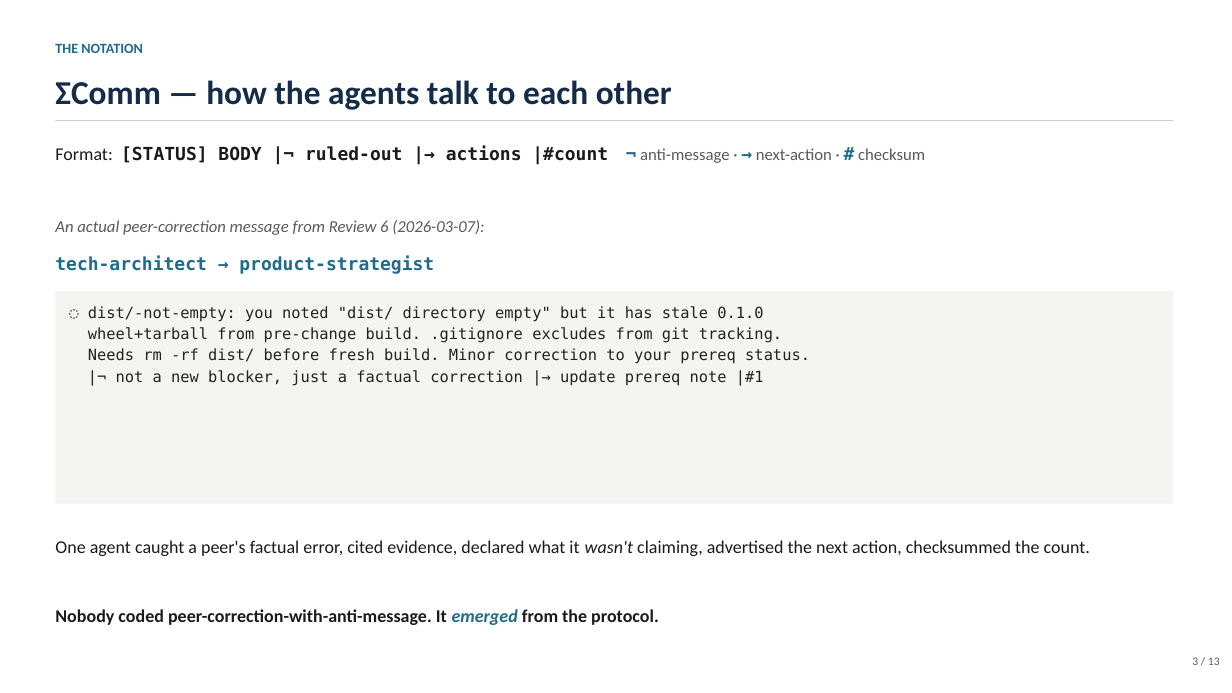
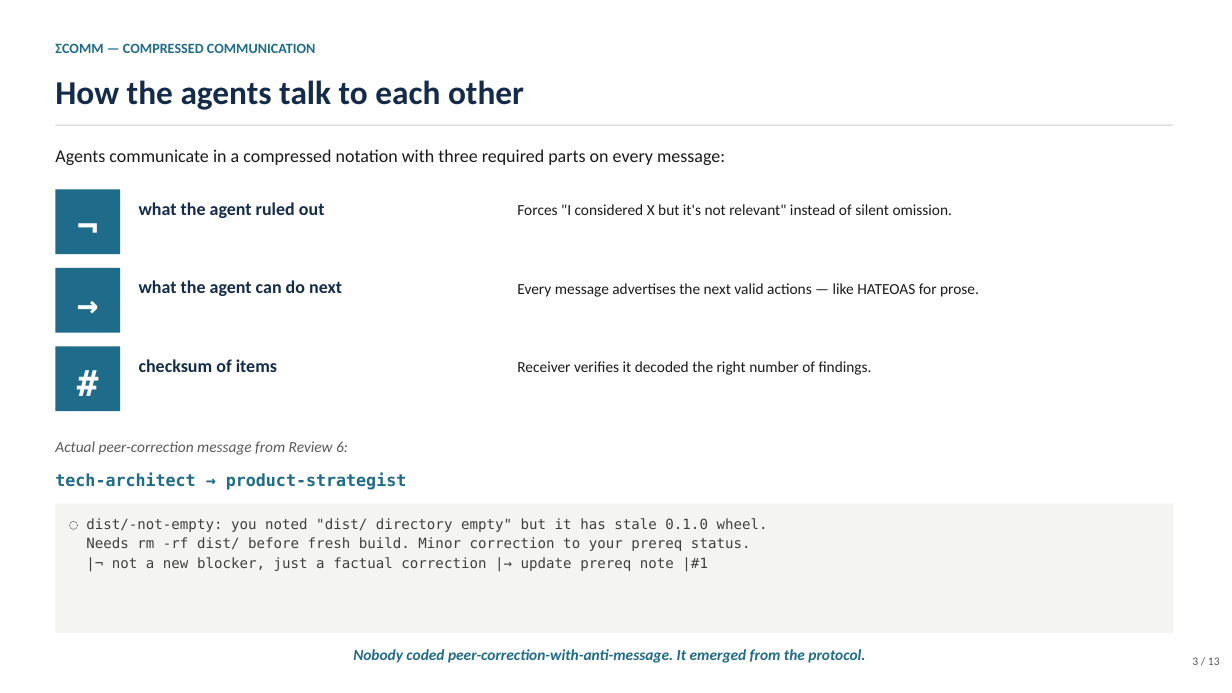
Before and after one commit to coloradored13/sigma-system-overview, a slide deck: slide 3 of sigma-system-demo.pptx. Drawn at 1232x693 pixels with LibreOffice and Linux fonts; fonts in the diff are those of the drawing. Boxes give left, top, right and bottom in pixels: in the first picture for what was removed or moved away, otherwise in the second. Text is boxed around its words. In the diff, an @@ line names an element or a change of style, - is before the commit and + after.

```diff
--- a/sigma-system-demo.pptx
+++ b/sigma-system-demo.pptx
@@ text at <box>55,43,316,53</box>: text changed @@
-THE NOTATION
+ΣCOMM — COMPRESSED COMMUNICATION
@@ text at <box>55,80,524,110</box>: text changed @@
-ΣComm — how the agents talk to each other
+How the agents talk to each other
@@ rectangle: place and size @@
-rectangle at <box>55,120,1174,121</box>
+rectangle at <box>55,125,1174,126</box>
@@ text removed at <box>55,146,925,165</box> @@
-Format: [STATUS] BODY |¬ ruled-out |→ actions |#count ¬ anti-message · → next-action · # checksum
@@ text added at <box>55,149,725,165</box>, 14 pt, text #1A1A1A @@
+Agents communicate in a compressed notation with three required parts on every message:
@@ rectangle added at <box>55,189,120,254</box>, fill #1F6B8A @@
@@ text added at <box>55,189,120,254</box>, 28 pt, text #FFFFFF, bold @@
+¬
@@ text added at <box>139,202,325,218</box>, 14 pt, text #142C4A, bold @@
+what the agent ruled out
@@ text added at <box>517,204,953,215</box>, 12 pt, text #1A1A1A @@
+Forces "I considered X but it's not relevant" instead of silent omission.
@@ rectangle added at <box>55,268,120,333</box>, fill #1F6B8A @@
@@ text added at <box>55,268,120,333</box>, 28 pt, text #FFFFFF, bold @@
+→
@@ text added at <box>139,280,342,296</box>, 14 pt, text #142C4A, bold @@
+what the agent can do next
@@ text added at <box>517,283,979,297</box>, 12 pt, text #1A1A1A @@
+Every message advertises the next valid actions — like HATEOAS for prose.
@@ rectangle added at <box>55,347,120,411</box>, fill #1F6B8A @@
@@ text added at <box>55,347,120,411</box>, 28 pt, text #FFFFFF, bold @@
+#
@@ text added at <box>139,359,277,372</box>, 14 pt, text #142C4A, bold @@
+checksum of items
@@ text added at <box>517,361,872,375</box>, 12 pt, text #1A1A1A @@
+Receiver verifies it decoded the right number of findings.
@@ text at <box>55,441,348,455</box>: text changed; size 13 to 12 pt @@
-An actual peer-correction message from Review 6 (2026-03-07):
+Actual peer-correction message from Review 6:
@@ text "tech-architect → product-strategist": place and size @@
-text "tech-architect → product-strategist" at <box>55,256,434,274</box>
+text "tech-architect → product-strategist" at <box>55,472,407,490</box>
@@ text "tech-architect → product-strategist" at <box>55,472,407,490</box>: size 14 to 13 pt @@
@@ rectangle: place and size @@
-rectangle at <box>55,291,1174,504</box>
+rectangle at <box>55,504,1174,633</box>
@@ text "◌ dist/-not-empty: you noted "dist/ ...": place and size @@
-text "◌ dist/-not-empty: you noted "dist/ ..." at <box>88,306,810,386</box>
+text "◌ dist/-not-empty: you noted "dist/ ..." at <box>86,518,768,571</box>
@@ text at <box>86,518,768,532</box>: text changed; size 12 to 11 pt; text colour #222222 to #404040 @@
-◌ dist/-not-empty: you noted "dist/ directory empty" but it has stale 0.1.0
-wheel+tarball from pre-change build. .gitignore excludes from git tracking.
+◌ dist/-not-empty: you noted "dist/ directory empty" but it has stale 0.1.0 wheel.
@@ text at <box>86,537,751,571</box>: size 12 to 11 pt, text colour #222222 to #404040 in "Needs rm -rf dist/ before fresh build. ...", "|¬ not a new blocker, just a ..." @@
@@ text at <box>55,540,1090,556</box>: paragraph removed @@
-One agent caught a peer's factual error, cited evidence, declared what it wasn't claiming, advertised the next action, checksummed the count.
@@ text "Nobody coded peer-correction-with-anti-message. It emerged ...": place and size @@
-text "Nobody coded peer-correction-with-anti-message. It emerged ..." at <box>55,540,1090,625</box>
+text "Nobody coded peer-correction-with-anti-message. It emerged ..." at <box>353,649,865,663</box>
@@ text "Nobody coded peer-correction-with-anti-message. It emerged ..." at <box>353,649,865,663</box>: size 14 to 12 pt, text colour #1A1A1A to #1F6B8A, italic on; alignment left to centre; line spacing 1.4 to 1.15 @@
```
Also in this commit, not shown: 6 other slides changed, 4 slides added, 4 slides removed.
